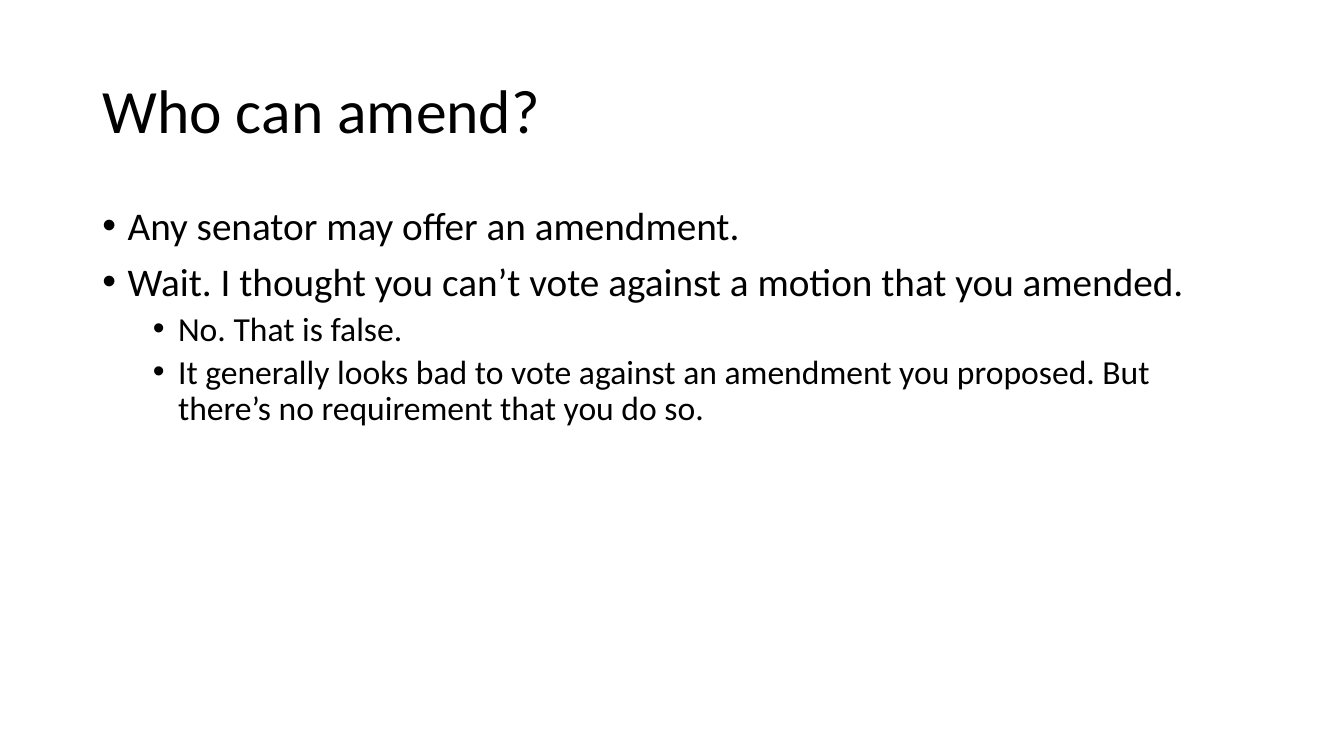
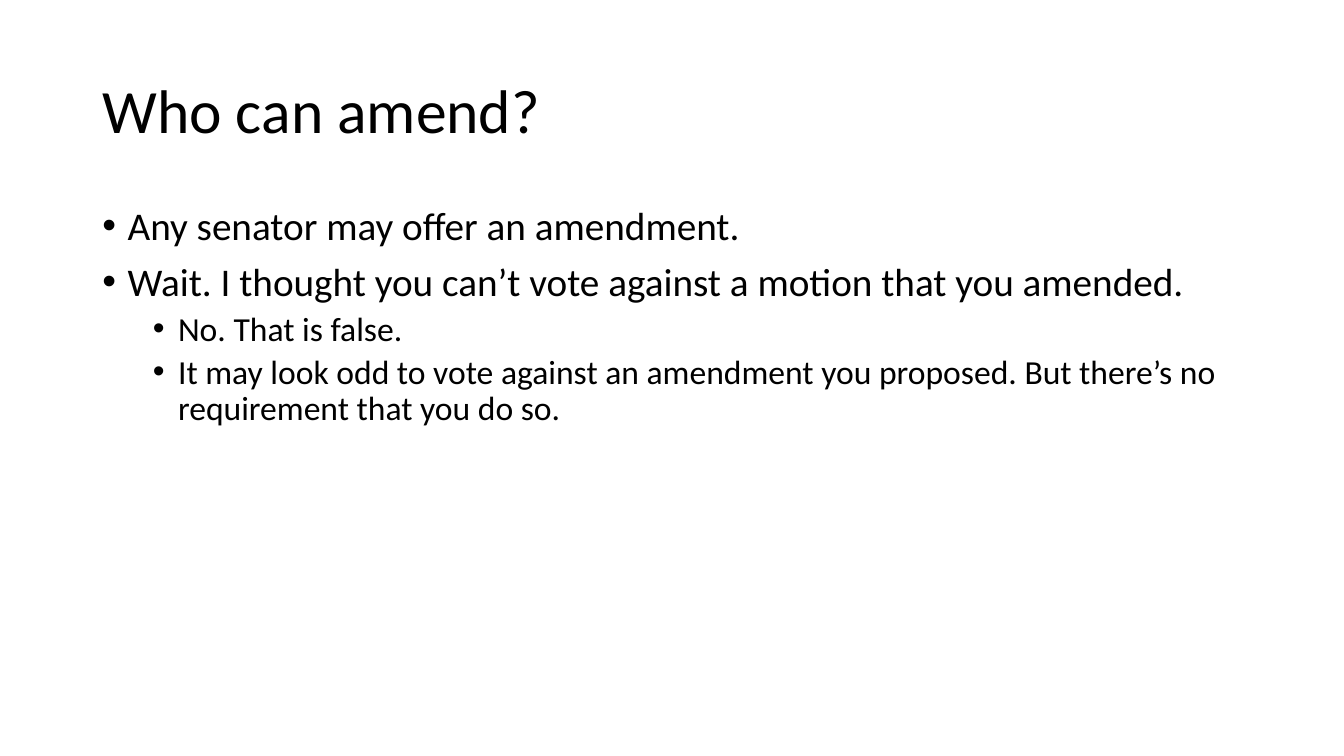
Before and after one commit to AdamSwenson/parliamentary-procedure-explainers, a slide deck: slide 48 of Presentations/Amendments.pptx (slide 14 before the commit). Drawn at 1344x756 pixels with LibreOffice and Linux fonts; fonts in the diff are those of the drawing. Boxes give left, top, right and bottom in pixels: in the first picture for what was removed or moved away, otherwise in the second. Text is boxed around its words. In the diff, an @@ line names an element or a change of style, - is before the commit and + after.

Commit message:
updated Amendments ppt

```diff
--- a/Presentations/Amendments.pptx
+++ b/Presentations/Amendments.pptx
@@ text at [178,360,1215,426]: text changed @@
-  • It generally looks bad to vote against an amendment you proposed. But there’s no requirement that you do so.
+  • It may look odd to vote against an amendment you proposed. But there’s no requirement that you do so.
```
Also in this commit, not shown: 17 other slides changed, 7 slides added, 7 slides removed, 5 other files.
